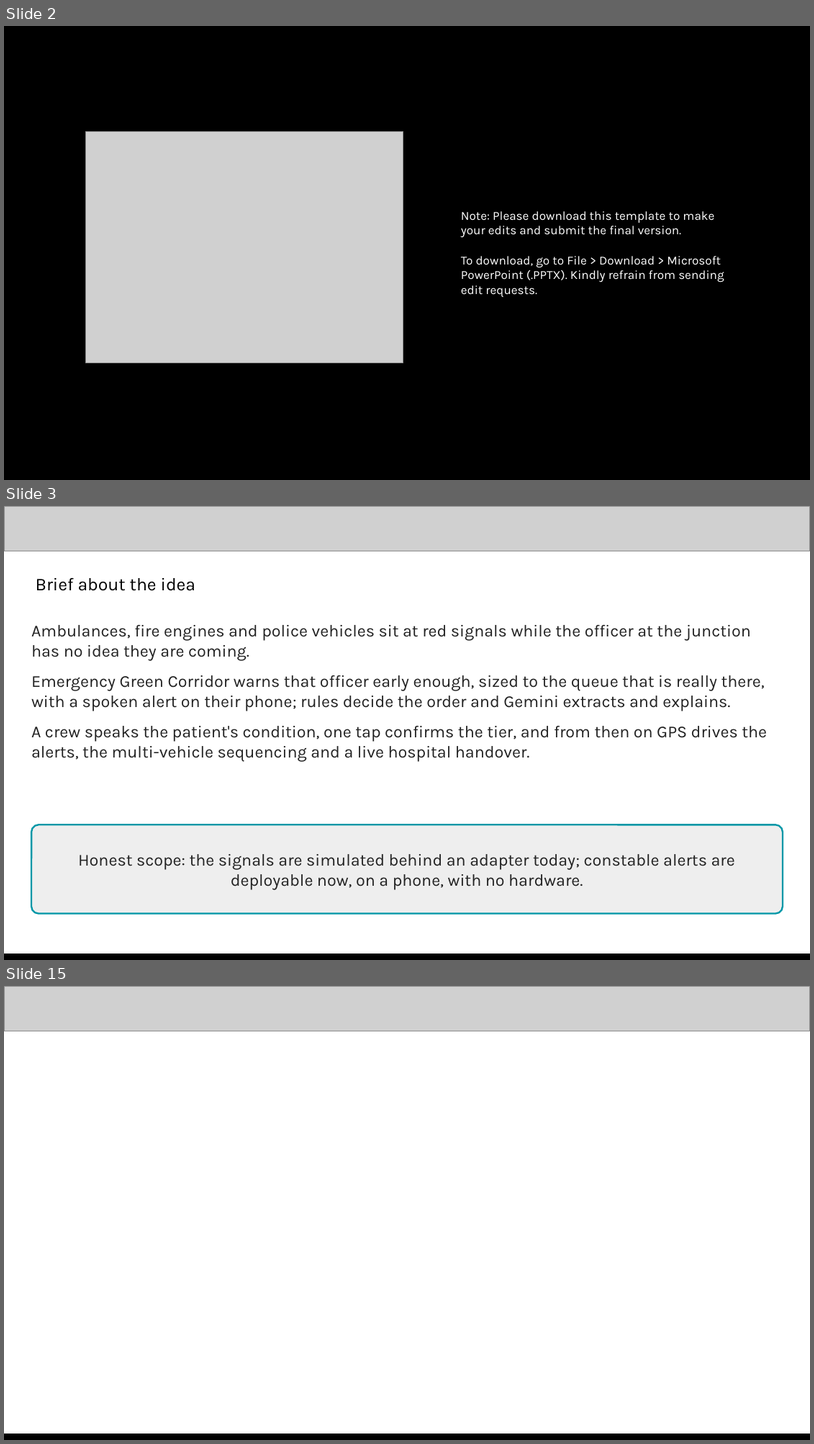
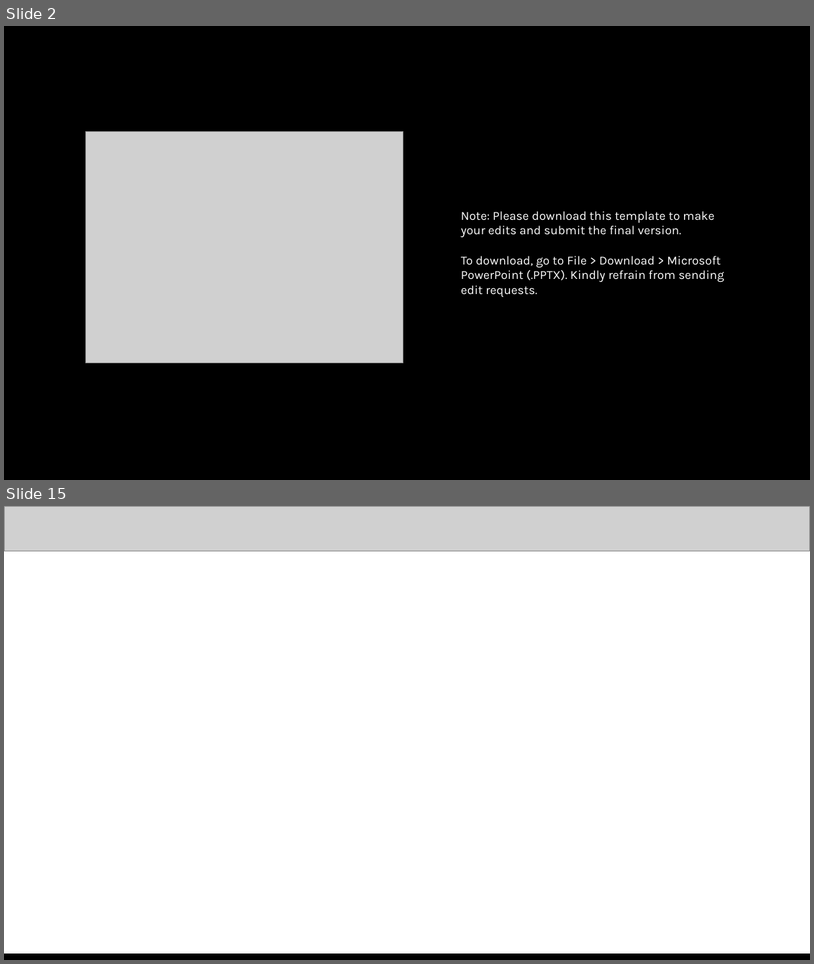
Before and after one commit to Nandish3010/ideal-disco, a slide deck: deck/Green-Corridor-Submission.pptx. Shown one above the other, each under a label of ours: slides 2, 3 and 15 before the commit, slides 2 and 15 after it; the slides between them are not shown. The pictures are 814x1444 and 814x964 pixels, drawn with LibreOffice and Linux fonts; fonts in the diff are those of the drawing; grey boxes stand for pictures. Boxes give left, top, right and bottom in pixels: in the first picture for what was removed or moved away, otherwise in the second. Text is boxed around its words. In the diff, an @@ line names an element or a change of style, - is before the commit and + after.

```diff
--- a/deck/Green-Corridor-Submission.pptx
+++ b/deck/Green-Corridor-Submission.pptx
@@ slide 3 removed at box(4, 506, 810, 960), background #FFFFFF @@
@@ picture removed at box(4, 506, 810, 551) @@
@@ text removed at box(36, 578, 196, 591) @@
-Brief about the idea
@@ text removed at box(31, 625, 767, 761) @@
-Ambulances, fire engines and police vehicles sit at red signals while the officer at the junction has no idea they are coming.
-Emergency Green Corridor warns that officer early enough, sized to the queue that is really there, with a spoken alert on their phone; rules decide the order and Gemini extracts and explains.
-A crew speaks the patient's condition, one tap confirms the tier, and from then on GPS drives the alerts, the multi-vehicle sequencing and a live hospital handover.
@@ rounded rectangle removed at box(31, 824, 783, 914) @@
-Honest scope: the signals are simulated behind an adapter today; constable alerts are deployable now, on a phone, with no hardware.
@@ rectangle removed at box(4, 954, 810, 960) @@
```
Also in this commit, not shown: 11 slides changed, 2 slides added, 1 other slide removed, 11 other files.
